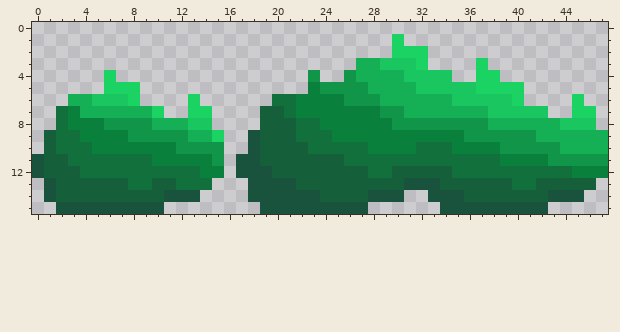
Edited in one commit: pixel-art sprite (src/main/resources/assets/textures/entities/static/nature/bush.png). The first picture shows the starting point.
The file is 48x16 pixels. Colours within 5 levels of each other are drawn and written as one.
Now the later version:
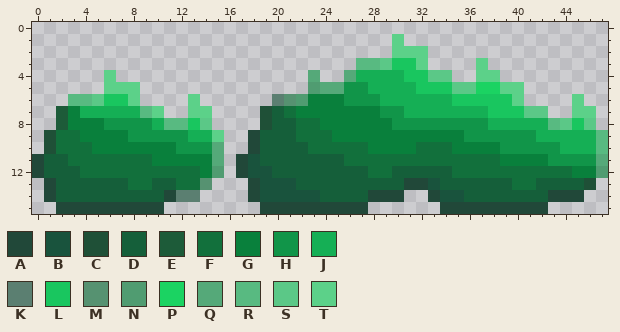
Palette (. is transparent): A #214839  B #19533d  C #1f5037  D #155f3a  E #1d5b39  F #12703c  G #09803c  H #119549  J #15af55  K #5b7f71  L #19c65f  M #569271  N #509c71  P #1bd362  Q #55a979  R #58ba81  S #5bc887  T #5cd189
Changes in this commit:
y 1: x 30 P -> T
y 2: x 30..32 PPP -> TTT
y 3: x 27..29 JJL -> RRS; x 32 P -> T; x 37 P -> T
y 4: x 6 P -> T; x 23 H -> Q; x 26 H -> Q; x 33..34 LL -> SS; x 37..38 PP -> TT
y 5: x 6..8 PPP -> TTT; x 23..25 GHH -> NQQ; x 35..36 LL -> SS; x 39..40 PP -> TT
y 6: x 3..5 JJL -> RRS; x 8 P -> T; x 13 P -> T; x 20..22 FFG -> KMN; x 40 P -> T; x 45 P -> T
y 7: x 2 F -> E; x 9..10 JP -> RT; x 13..14 PP -> TT; x 19 D -> C; x 41..42 LL -> SS; x 45..46 PP -> TT
y 8: x 2 F -> E; x 11..12 JJ -> RR; x 14 L -> S; x 19 D -> C; x 43..44 JL -> RS; x 46 L -> S
y 9: x 1 D -> C; x 15 P -> T; x 18 B -> A; x 47 J -> R
y 10: x 1 D -> C; x 15 H -> Q; x 18 B -> A; x 47 J -> R
y 11: x 0 B -> A; x 15 H -> Q; x 17 B -> A; x 47 H -> Q
y 12: x 0 B -> A; x 15 G -> N; x 17 B -> A; x 47 G -> N
y 13: x 1 B -> A; x 14 F -> M; x 18 B -> A; x 31..32 BB -> AA; x 46 D -> C
y 14: x 1 B -> A; x 11..13 BBB -> AKK; x 18 B -> A; x 28..30 BBB -> AAA; x 33 B -> A; x 43..45 BBB -> AAA
y 15: x 2..10 BBBBBBBBB -> AAAAAAAAA; x 19..27 BBBBBBBBB -> AAAAAAAAA; x 34..42 BBBBBBBBB -> AAAAAAAAA
Boxes around the changes in both pictures, in picture pixels (x1, y1, x2, y2):
changed: (32, 34, 608, 214)
